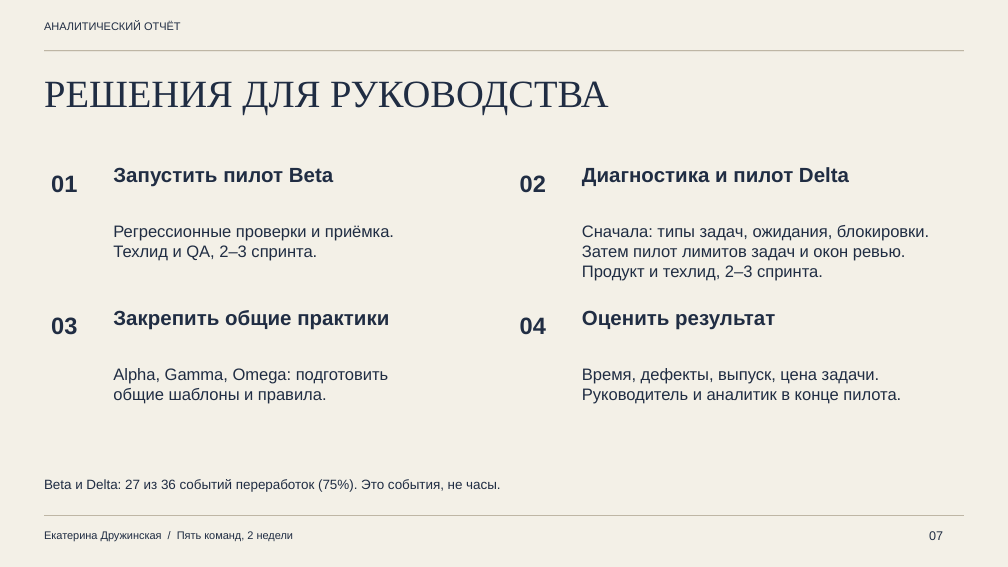
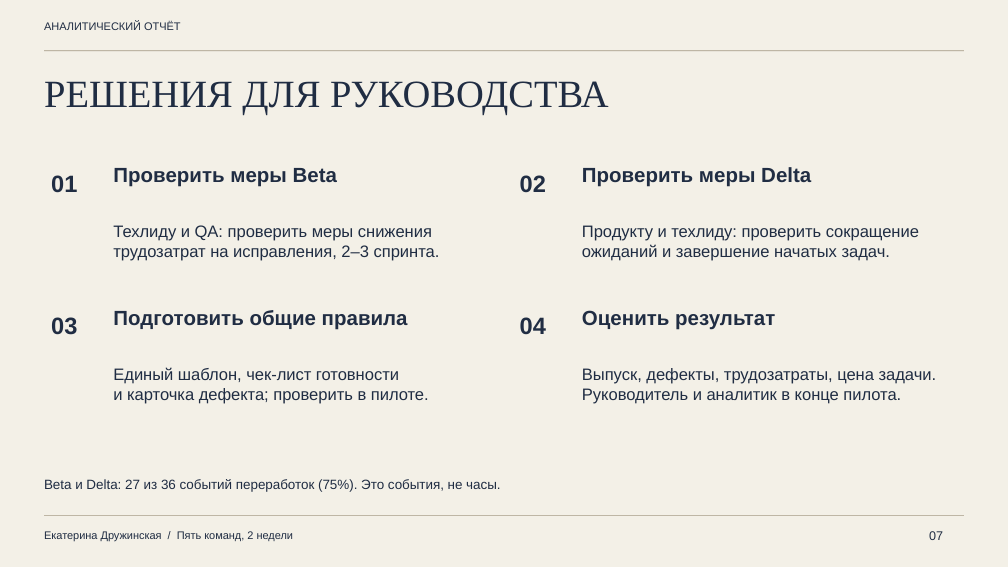
Before and after one commit to druzhinskaia/team-performance-analysis, a slide deck: slide 7 of files/02_presentation.pptx. Drawn at 1008x567 pixels with LibreOffice and Linux fonts; fonts in the diff are those of the drawing. Boxes give left, top, right and bottom in pixels: in the first picture for what was removed or moved away, otherwise in the second. Text is boxed around its words. In the diff, an @@ line names an element or a change of style, - is before the commit and + after.

```diff
--- a/files/02_presentation.pptx
+++ b/files/02_presentation.pptx
@@ text at <box>113,168,337,187</box>: text changed @@
-Запустить пилот Beta
+Проверить меры Beta
@@ text at <box>582,167,811,187</box>: text changed @@
-Диагностика и пилот Delta
+Проверить меры Delta
@@ text at <box>113,225,440,261</box>: text changed @@
-Регрессионные проверки и приёмка.
-Техлид и QA, 2–3 спринта.
+Техлиду и QA: проверить меры снижения
+трудозатрат на исправления, 2–3 спринта.
@@ text at <box>582,225,919,261</box>: text changed @@
-Сначала: типы задач, ожидания, блокировки.
-Затем пилот лимитов задач и окон ревью.
-Продукт и техлид, 2–3 спринта.
+Продукту и техлиду: проверить сокращение
+ожиданий и завершение начатых задач.
@@ text at <box>113,310,408,330</box>: text changed @@
-Закрепить общие практики
+Подготовить общие правила
@@ text at <box>113,367,429,404</box>: text changed @@
-Alpha, Gamma, Omega: подготовить
-общие шаблоны и правила.
+Единый шаблон, чек-лист готовности
+и карточка дефекта; проверить в пилоте.
@@ text at <box>582,368,937,384</box>: text changed @@
-Время, дефекты, выпуск, цена задачи.
+Выпуск, дефекты, трудозатраты, цена задачи.
```
Also in this commit, not shown: 3 other slides changed, 25 other files.
